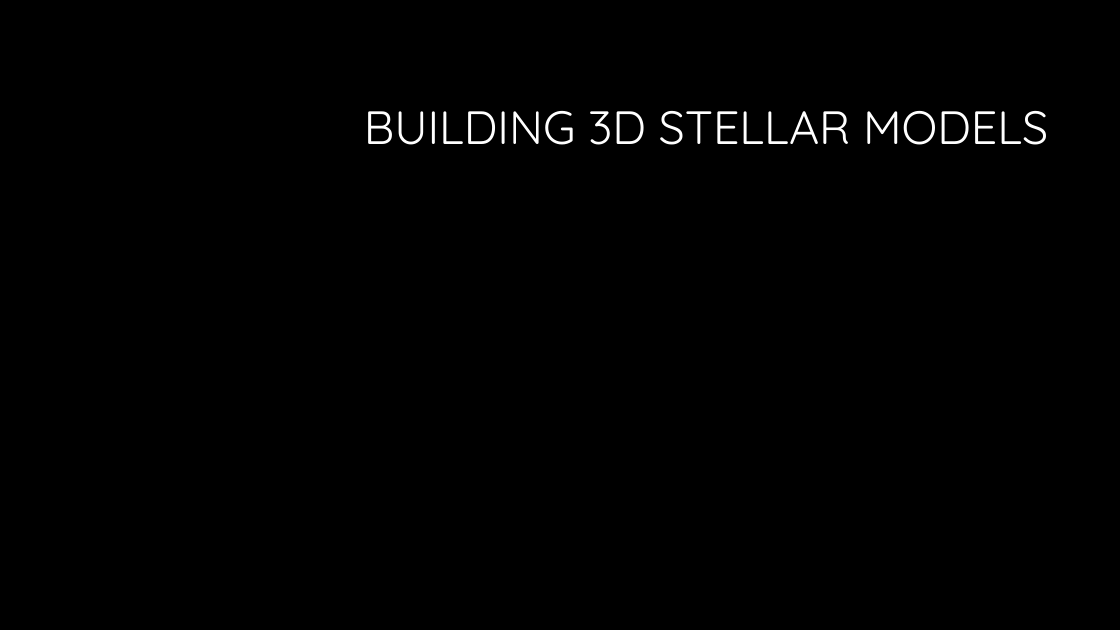
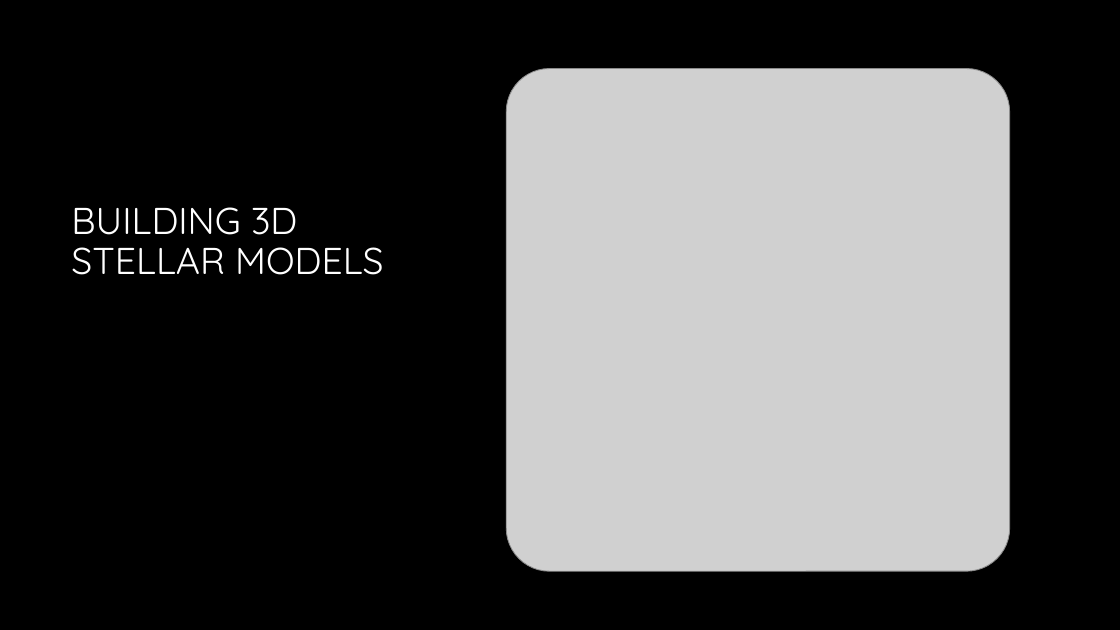
Before and after one commit to mljohn2151/ASTR-3150-GitHub, a slide deck: slide 2 of FUSE - Mottled Stars/FUSE Methodology/Mottled Stars Methodology.pptx. Drawn at 1120x630 pixels with LibreOffice and Linux fonts; fonts in the diff are those of the drawing; grey boxes stand for pictures; background and template pictures are left out. Boxes give left, top, right and bottom in pixels: in the first picture for what was removed or moved away, otherwise in the second. Text is boxed around its words. In the diff, an @@ line names an element or a change of style, - is before the commit and + after.

```diff
--- a/FUSE - Mottled Stars/FUSE Methodology/Mottled Stars Methodology.pptx
+++ b/FUSE - Mottled Stars/FUSE Methodology/Mottled Stars Methodology.pptx
@@ picture added at <box>507,69,1010,571</box> @@
@@ title "BUILDING 3D STELLAR MODELS": place and size @@
-title "BUILDING 3D STELLAR MODELS" at <box>364,111,1048,145</box>
+title "BUILDING 3D STELLAR MODELS" at <box>71,207,383,275</box>
@@ title "BUILDING 3D STELLAR MODELS" at <box>71,207,383,275</box>: size 40 to 32 pt; alignment right to left; vertical alignment middle to bottom @@
```
Also in this commit, not shown: 1 slide added, 1 slide removed, 2 other files.
